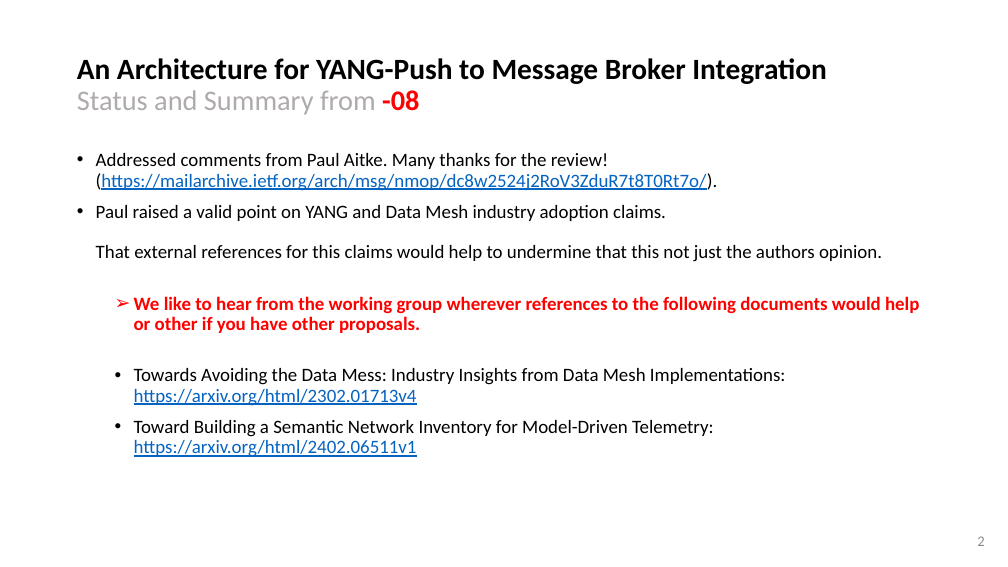
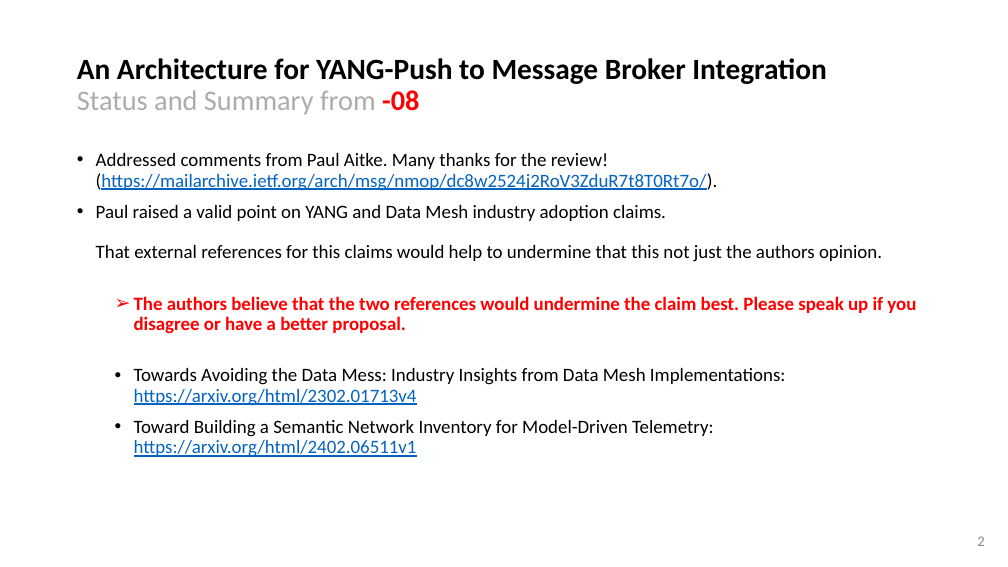
Before and after one commit to network-analytics/ietf-network-analytics-document-status, a slide deck: slide 2 of 124/NMOP/draft-ietf-nmop-yang-message-broker-integration-09-telemetry-message-03.pptx. Drawn at 1008x567 pixels with LibreOffice and Linux fonts; fonts in the diff are those of the drawing. Boxes give left, top, right and bottom in pixels: in the first picture for what was removed or moved away, otherwise in the second. Text is boxed around its words. In the diff, an @@ line names an element or a change of style, - is before the commit and + after.

```diff
--- a/124/NMOP/draft-ietf-nmop-yang-message-broker-integration-09-telemetry-message-03.pptx
+++ b/124/NMOP/draft-ietf-nmop-yang-message-broker-integration-09-telemetry-message-03.pptx
@@ text at (x1=134, y1=296, x2=916, y2=334): text changed @@
-  ➢ We like to hear from the working group wherever references to the following documents would help or other if you have other proposals.
+  ➢ The authors believe that the two references would undermine the claim best. Please speak up if you disagree or have a better proposal.
```
Also in this commit, not shown: 1 other file.
